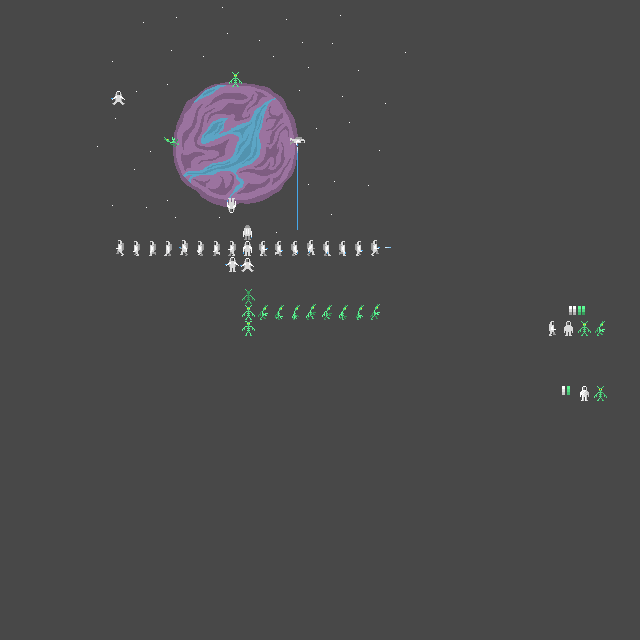
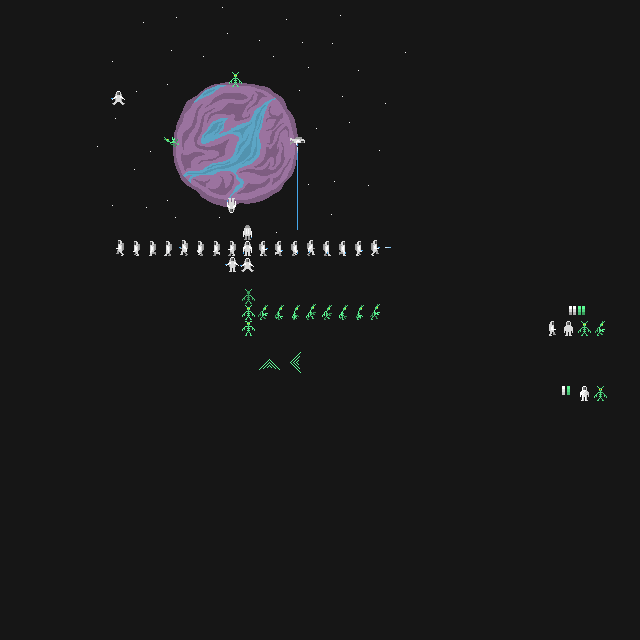
Layer changes from the first 640 x 640 image to the second:
painted on "Ebene #1" over [259, 352, 301, 373]
hid "Ebene" over [0, 0, 640, 640]
